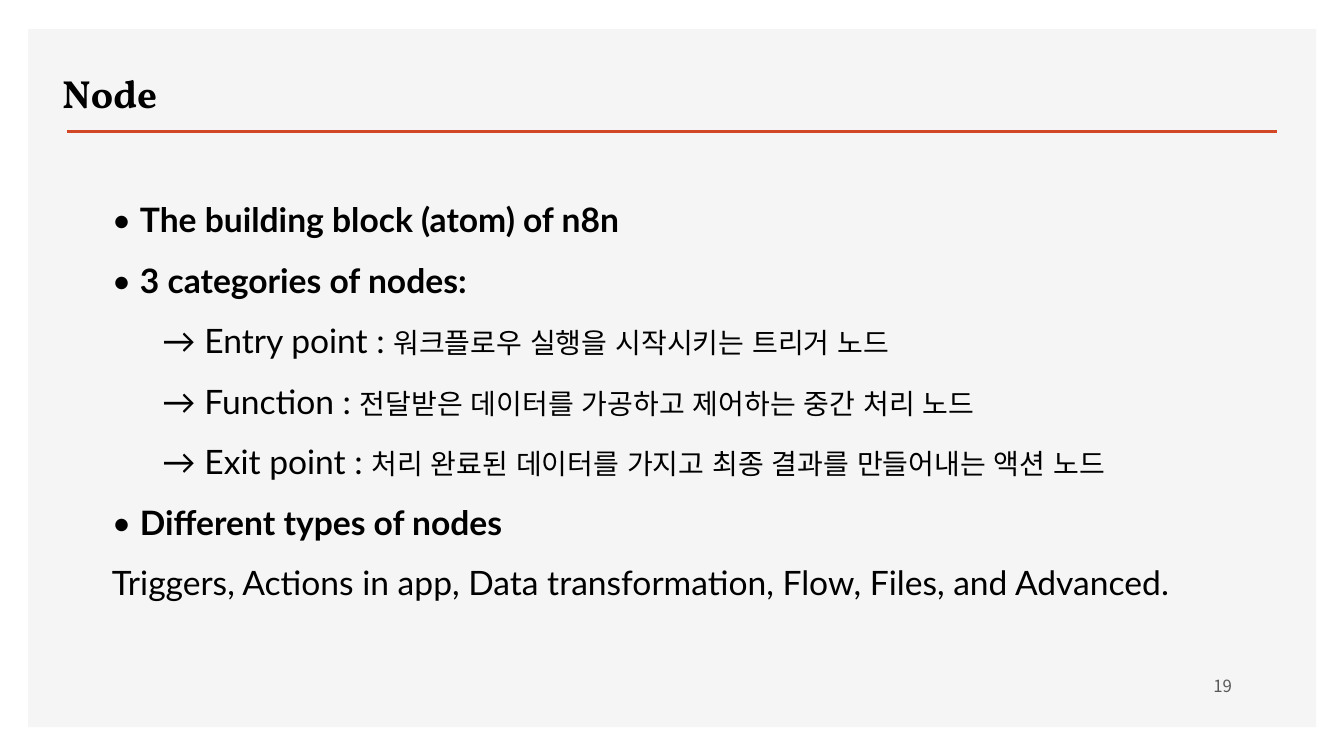
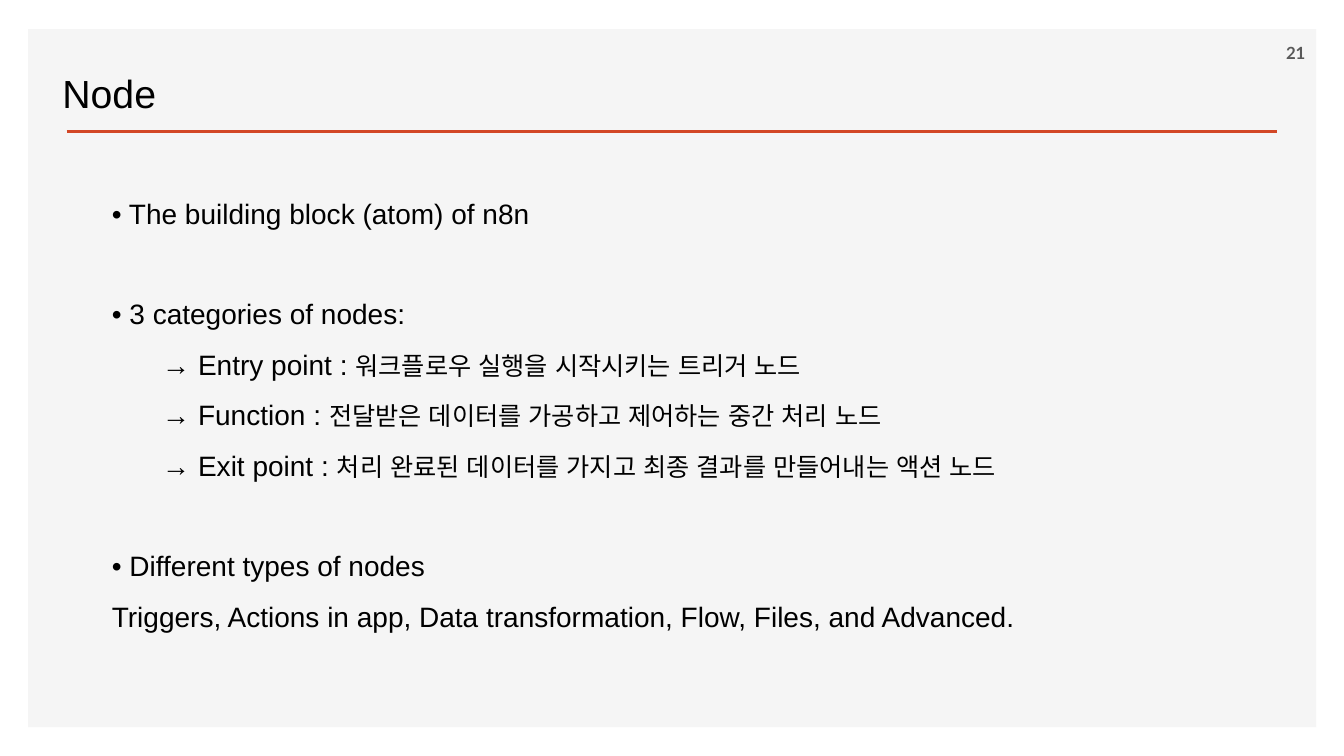
Before and after one commit to ancestor9/2026_Fall_AI-Workflow, a slide deck: slide 21 of PPTs/04_AI Workflow_n8n.pptx (slide 19 before the commit). Drawn at 1344x756 pixels with LibreOffice and Linux fonts; fonts in the diff are those of the drawing; background and template pictures are left out. Boxes give left, top, right and bottom in pixels: in the first picture for what was removed or moved away, otherwise in the second. Text is boxed around its words. In the diff, an @@ line names an element or a change of style, - is before the commit and + after.

```diff
--- a/PPTs/04_AI Workflow_n8n.pptx
+++ b/PPTs/04_AI Workflow_n8n.pptx
@@ text "Node" at bbox=[62, 79, 156, 109]: font Vollkorn to Arial, bold off @@
@@ page number added at bbox=[1286, 47, 1305, 59], 12 pt, text #595959, bold @@
+21
@@ text "• The building block (atom) ..." at bbox=[112, 203, 1014, 632]: size 24 to 20 pt in "• The building block (atom) of n8n", "• 3 categories of nodes:", "→ Entry point :", "→ Function :" and 3 more places; font Lato to Arial; bold off in "The building block (atom) of n8n", "3 categories of nodes:", "Different types of nodes"; size 20 to 18 pt in "워크플로우 실행을 시작시키는 트리거 노드", "전달받은 데이터를 가공하고 제어하는 중간 처리 노드", "처리 완료된 데이터를 가지고 최종 결과를 만들어내는 ..." @@
@@ page number removed at bbox=[1213, 679, 1232, 692] @@
-19
```
Also in this commit, not shown: 29 other slides changed, 12 slides added, 2 slides removed.
